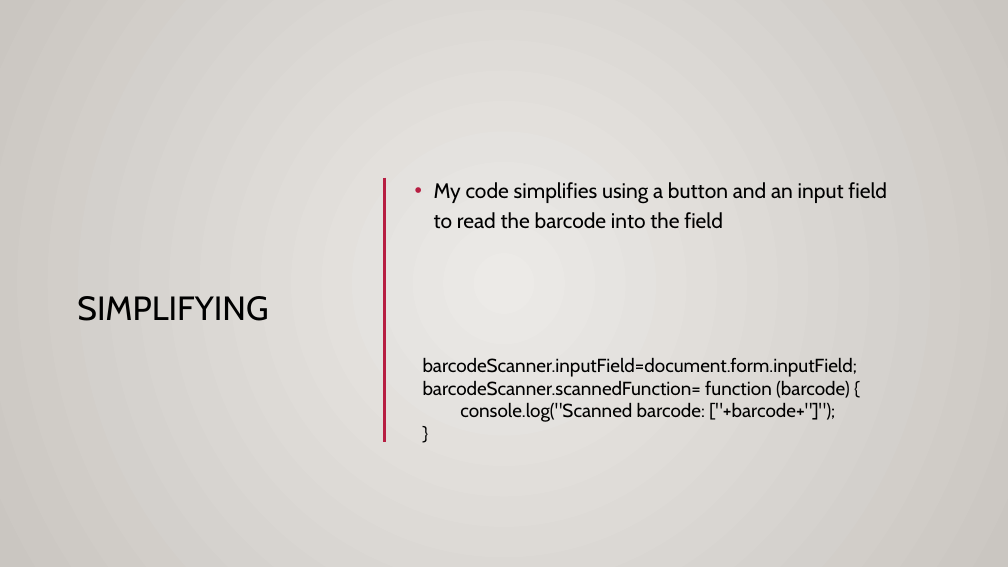
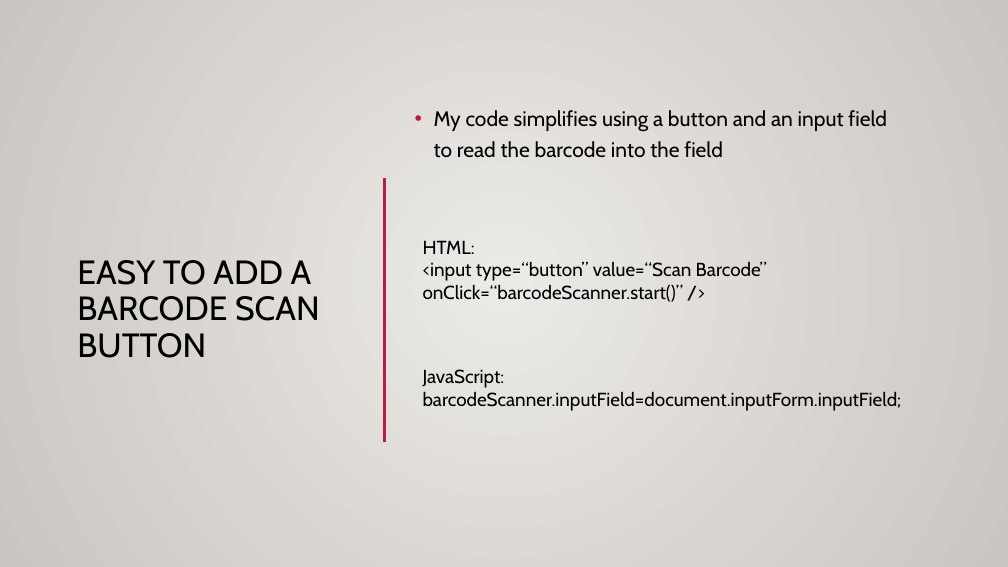
Before and after one commit to NicolaZordan/NicolaZordan, a slide deck: slide 6 of barcodeScanner/barcodeScanner.pptx. Drawn at 1008x567 pixels with LibreOffice and Linux fonts; fonts in the diff are those of the drawing; background and template pictures are left out. Boxes give left, top, right and bottom in pixels: in the first picture for what was removed or moved away, otherwise in the second. Text is boxed around its words. In the diff, an @@ line names an element or a change of style, - is before the commit and + after.

```diff
--- a/barcodeScanner/barcodeScanner.pptx
+++ b/barcodeScanner/barcodeScanner.pptx
@@ text "My code simplifies using a ...": place and size @@
-text "My code simplifies using a ..." at bbox=[434, 182, 887, 229]
+text "My code simplifies using a ..." at bbox=[434, 110, 887, 158]
@@ title at bbox=[77, 260, 320, 358]: text changed @@
-SIMPLIFYING
+EASY TO ADD A BARCODE SCAN BUTTON
@@ text added at bbox=[423, 240, 767, 302], 18 pt, text #000000 @@
+HTML:
+<input type=“button” value=“Scan Barcode” onClick=“barcodeScanner.start()” />
@@ text at bbox=[423, 369, 902, 411]: text changed @@
-barcodeScanner.inputField=document.form.inputField;
-barcodeScanner.scannedFunction= function (barcode) {
-  console.log("Scanned barcode: ["+barcode+"]");
-}
+JavaScript:
+barcodeScanner.inputField=document.inputForm.inputField;
```
Also in this commit, not shown: 6 other slides changed, 1 slide removed.
